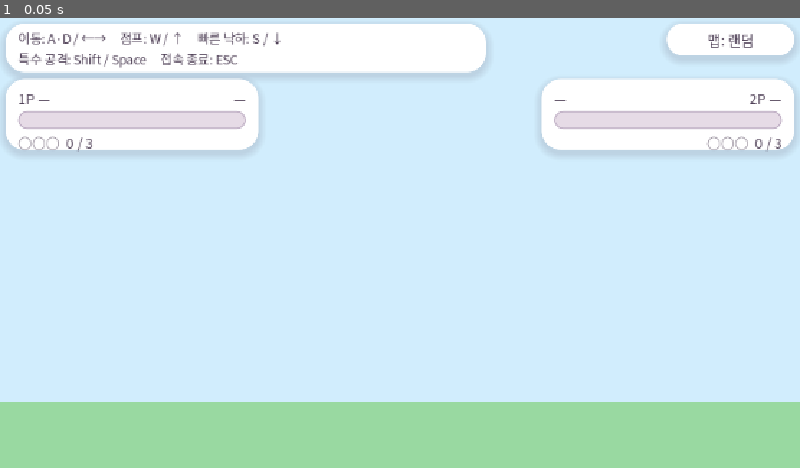
Above: before the commit, frame 1.
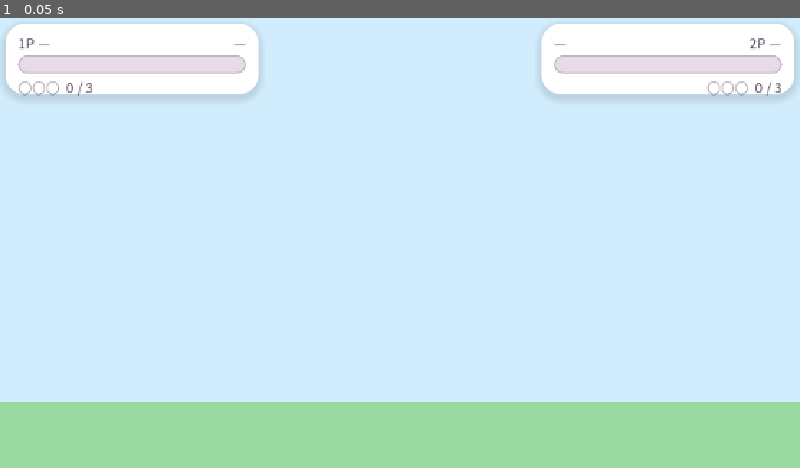
Above: after the commit, the same moment.

Repository: KADSA-OFFICIAL/Group-3
Game: Godot game, scene res://scenes/main.tscn
The game is run twice, just before and just after one commit, with the same random seed, the same clock (stepped at 60 frames per second) and the same inputs. This scene is started directly instead of the project's main scene.
Inputs:
- Up to frame 1 (0.05 s): no input

The runs differ from the first frame. In frame 1, 14% of the frame differs, in the area x 0-100%, y 1-31%.

Commit message:
fix: HUD 카드를 화면 맨 위로 올려 높은 발판의 젤리를 가리지 않게 (#267)
조작 안내(HintCard)와 맵 이름표(MapCard)를 없애고 플레이어 카드를
그 자리로 올렸다. HUD가 덮는 띠가 y 8~190에서 y 8~110으로 줄어든다.

- 화산 위쪽 발판 2개(188·193)에 선 젤리가 이제 보인다.
- 협곡 작은 발판 2개(196)도 풀렸다.
- 관전 안내는 조작 안내 안에 있었으므로 가운데 위 ObserverCard로 옮겼다.
  플레이어에게는 접혀 있다.
- RoomSwitcher는 P2Card와 겹치지 않게 가운데 빈 자리로 옮겼다.

협곡 절벽 꼭대기(119·128)는 화면 맨 위라 여전히 카드에 가린다 —
카드를 더 올릴 자리가 없다.

Co-Authored-By: Claude Opus 5 <noreply@anthropic.com>

Diff:
--- a/scenes/main.tscn
+++ b/scenes/main.tscn
@@ -38,49 +38,32 @@
 anchor_bottom = 1.0
 mouse_filter = 2
 
-[node name="HintCard" type="Panel" parent="UI/HUD"]
+[node name="ObserverCard" type="Panel" parent="UI/HUD"]
+offset_left = 452.0
+offset_top = 8.0
+offset_right = 700.0
+offset_bottom = 48.0
+visible = false
+
+[node name="Label" type="Label" parent="UI/HUD/ObserverCard"]
+anchor_right = 1.0
+anchor_bottom = 1.0
+theme_override_font_sizes/font_size = 18
+text = "관전 중 · 나가기: ESC"
+horizontal_alignment = 1
+vertical_alignment = 1
+
+[node name="RoomSwitcher" parent="UI/HUD" instance=ExtResource("4_switcher")]
+offset_left = 454.0
+offset_top = 56.0
+offset_right = 698.0
+offset_bottom = 108.0
+
+[node name="P1Card" type="Panel" parent="UI/HUD"]
 offset_left = 8.0
 offset_top = 8.0
-offset_right = 700.0
-offset_bottom = 78.0
-
-[node name="ControlsHint" type="Label" parent="UI/HUD/HintCard"]
-anchor_right = 1.0
-anchor_bottom = 1.0
-offset_left = 18.0
-offset_top = 8.0
-offset_right = -18.0
-offset_bottom = -8.0
-theme_override_font_sizes/font_size = 18
-text = "이동: A·D / ←→     점프: W / ↑     빠른 낙하: S / ↓
-특수 공격: Shift / Space     접속 종료: ESC"
-vertical_alignment = 1
-
-[node name="RoomSwitcher" parent="UI/HUD" instance=ExtResource("4_switcher")]
-offset_left = 708.0
-offset_top = 12.0
-offset_right = 952.0
-offset_bottom = 64.0
-
-[node name="MapCard" type="Panel" parent="UI/HUD"]
-offset_left = 960.0
-offset_top = 8.0
-offset_right = 1144.0
-offset_bottom = 54.0
-
-[node name="MapLabel" type="Label" parent="UI/HUD/MapCard"]
-anchor_right = 1.0
-anchor_bottom = 1.0
-theme_override_font_sizes/font_size = 20
-text = "맵: 평지"
-horizontal_alignment = 1
-vertical_alignment = 1
-
-[node name="P1Card" type="Panel" parent="UI/HUD"]
-offset_left = 8.0
-offset_top = 88.0
 offset_right = 372.0
-offset_bottom = 190.0
+offset_bottom = 110.0
 
 [node name="Name" type="Label" parent="UI/HUD/P1Card"]
 offset_left = 18.0
@@ -117,9 +100,9 @@
 
 [node name="P2Card" type="Panel" parent="UI/HUD"]
 offset_left = 780.0
-offset_top = 88.0
+offset_top = 8.0
 offset_right = 1144.0
-offset_bottom = 190.0
+offset_bottom = 110.0
 
 [node name="Name" type="Label" parent="UI/HUD/P2Card"]
 offset_left = 106.0
--- a/scripts/main.gd
+++ b/scripts/main.gd
@@ -185,13 +185,16 @@
 	_load_map(Lobby.map_name)
 
 
-## 관전자 화면. 조작할 것이 없으니 조작 안내를 나가는 방법으로 바꿔 준다 (이슈 #167).
+## 관전자 화면. 이 기기가 보기만 한다는 것을 알려 준다 (이슈 #167).
 ## 자기 젤리가 없다는 것 말고는 플레이어 화면과 같다 — HUD·배너·투사체가 다 보인다.
+##
+## 문구는 씬에 적혀 있고 여기서는 켜기만 한다 — 플레이어에게는 접힌 채로 둔다.
+## 카드가 화면 맨 위로 올라가면서(이슈 #267) 조작 안내가 없어졌고, 관전 안내는
+## 젤리와 겹치지 않는 가운데 빈 자리(`ObserverCard`)로 옮겼다.
 func _setup_observer_view() -> void:
 	if not Lobby.is_observer(multiplayer.get_unique_id()):
 		return
-	$UI/HUD/HintCard/ControlsHint.text = "관전 중 — 이 기기는 경기를 보기만 합니다
-접속 종료: ESC"
+	$UI/HUD/ObserverCard.visible = true
 
 
 ## 클라이언트가 전투 화면 준비를 마쳤음을 서버에 알린다.
@@ -798,7 +801,6 @@
 	# 갈아 줄 때 무엇이 깔렸는지 기억한다. 폴백으로 다른 맵이 깔려도 **요청한 이름**을
 	# 적어 둔다 — 판단 기준이 `Lobby.map_name`과의 비교이므로 같은 값이어야 한다.
 	_loaded_map = map_name
-	$UI/HUD/MapCard/MapLabel.text = "맵: " + map_name
 	for child in map_root.get_children():
 		# queue_free()는 프레임 끝에야 노드를 뗀다. 그때까지 옛 지형의 충돌 몸체가
 		# 물리 공간에 남아 **새 맵과 겹친 채로 한 프레임이 돈다** — 먼저 떼어 낸다.
Not shown, changed: CLAUDE.md
